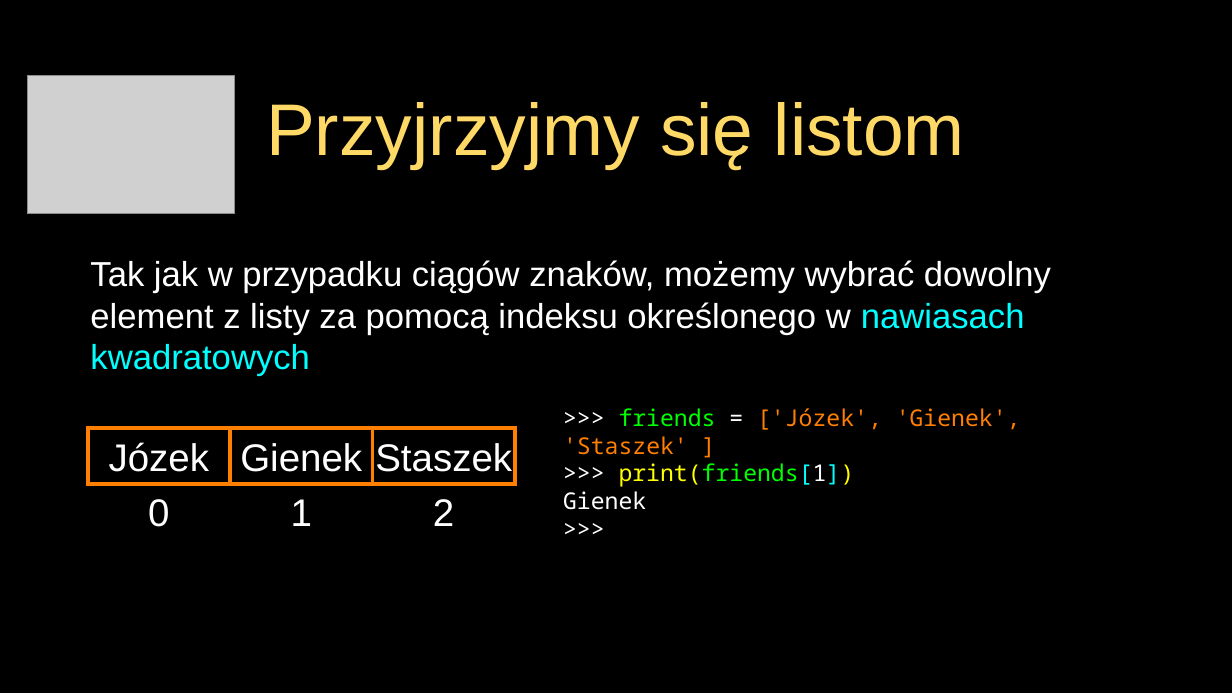
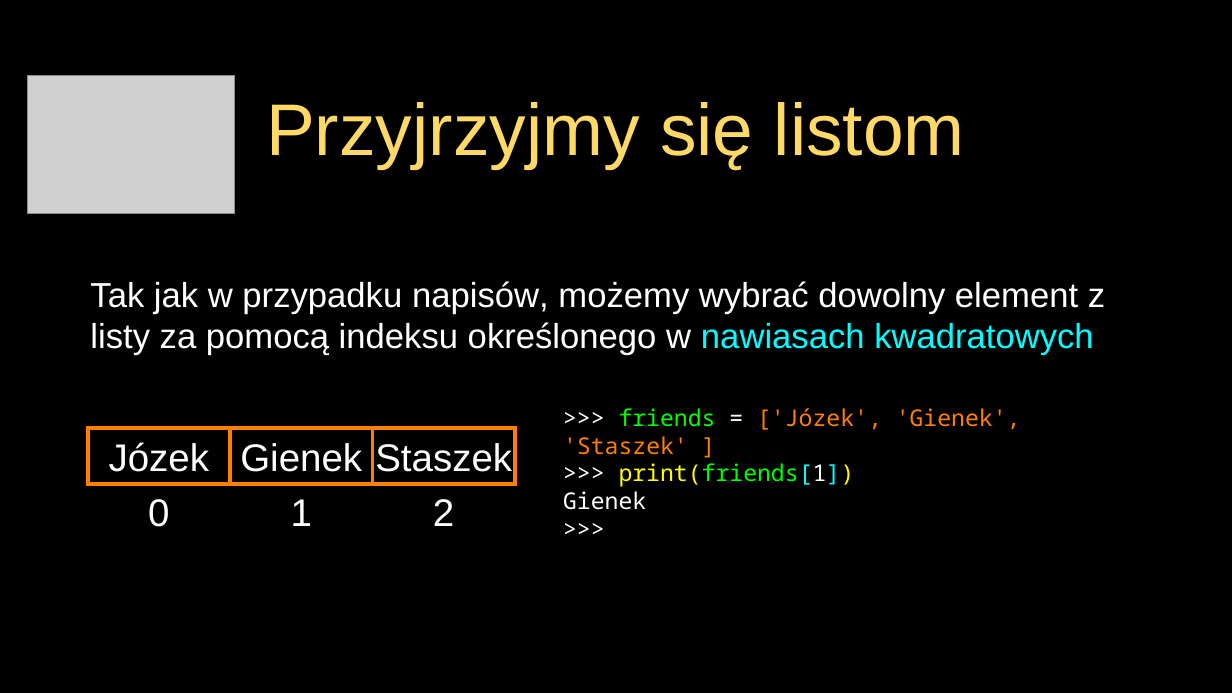
Before and after one commit to andre-wojtowicz/py4e-pl, a slide deck: slide 8 of lectures3/Pythonlearn-08-Lists-PL.pptx. Drawn at 1232x693 pixels with LibreOffice and Linux fonts; fonts in the diff are those of the drawing; grey boxes stand for pictures. Boxes give left, top, right and bottom in pixels: in the first picture for what was removed or moved away, otherwise in the second. Text is boxed around its words. In the diff, an @@ line names an element or a change of style, - is before the commit and + after.

```diff
--- a/lectures3/Pythonlearn-08-Lists-PL.pptx
+++ b/lectures3/Pythonlearn-08-Lists-PL.pptx
@@ text at <box>90,281,1105,356</box>: text changed @@
-Tak jak w przypadku ciągów znaków, możemy wybrać dowolny element z listy za pomocą indeksu określonego w nawiasach kwadratowych
+Tak jak w przypadku napisów, możemy wybrać dowolny element z listy za pomocą indeksu określonego w nawiasach kwadratowych
```
Also in this commit, not shown: 6 other slides changed, 14 other files.
